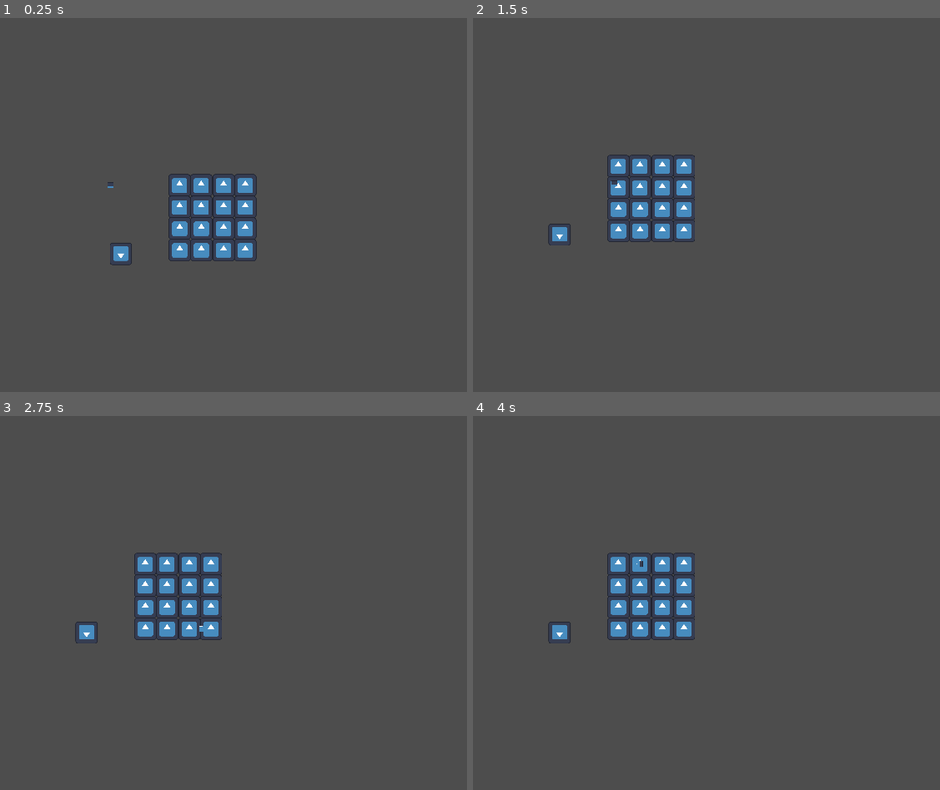
Above: before the commit, frames 1-4 (two rows, left to right).
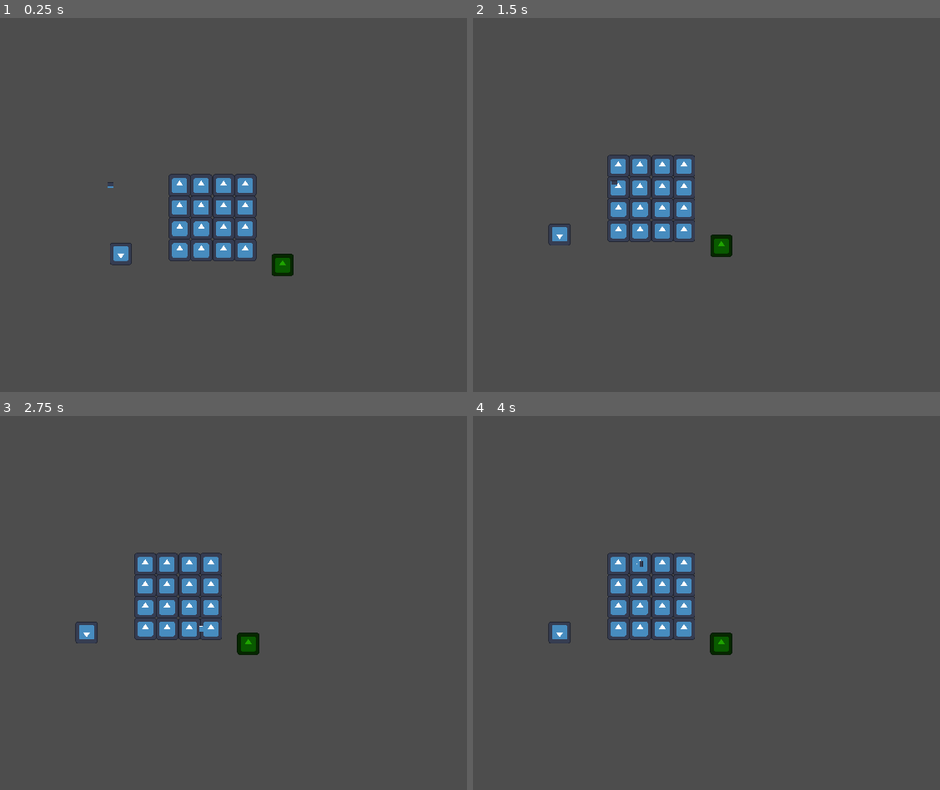
Above: after the commit, the same moments.

Repository: Mr-Wilhelm/MonkeyJam2025-I-Want-To-Live
Game: Godot game, scene res://Scenes/PlayerMovementTestScene.tscn
Two runs of this game, one before a commit and one after it. Both use one fixed random seed, a clock stepped at 60 frames per second and the inputs below. The engine's default icon, where the game draws it, is replaced by a stand-in: a white triangle on a blue panel in a dark square.
Inputs:
- Up to frame 1 (0.25 s): no input
- Up to frame 2 (1.5 s): hold D (MoveRight) 0.53-1.28 s; hold F (Interact) 0.53-1.28 s; hold S (MoveDown) from 1.28 s (still down); tap F (Interact) at 1.35 s
- Up to frame 3 (2.75 s): tap Enter at 2 s; release S (MoveDown) at 2.03 s; hold D (MoveRight) from 2.03 s (still down); hold F (Interact) from 2.03 s (still down)
- Up to frame 4 (4 s): release D (MoveRight) at 2.78 s; release F (Interact) at 2.78 s; hold W (MoveUp) 2.78-3.53 s; tap F (Interact) at 2.85 s; tap Space at 3.5 s; hold A (MoveLeft) from 3.53 s (still down); hold F (Interact) from 3.53 s (still down)

The runs differ from the first frame. In frame 1, 0.3% of the frame differs, in the area x 58-63%, y 63-70%; in frame 2, 0.3%; in frame 3, 0.3%, in the area x 50-56%, y 57-64%; in frame 4, 0.3%.

Commit message:
the beeping works but its really stupid and bad but the groundwork is there

Diff:
--- /dev/null
+++ b/Prefabs/BeepingObject.gd
@@ -0,0 +1,79 @@
+extends Node2D
+
+@export var scene_to_load : int
+
+@onready var player: Node2D = %Player
+
+@export var beepSFX: AudioStream
+@export var beepInterval: float
+@export var beepPitch: float
+@export var hintTimer: float
+
+var audioPlayer: AudioStreamPlayer2D
+var beepTimer: Timer
+var lastDistance: float = INF
+var distanceThreshold: float = 5.0	#distance required to move to consider "progress" towards beeping object
+var timeSinceLastProg: float = 0.0
+
+@onready var interactable: Area2D = $Interactable
+@onready var objectSprite: Sprite2D = $Sprite2D
+var minigameOverlay: CanvasLayer
+
+func _ready() -> void:
+	interactable.interact = Callable(self, "OnInteract")
+	minigameOverlay = get_parent().get_node("InteractionScene")
+
+	#Audio Player Setup
+	audioPlayer = AudioStreamPlayer2D.new()
+	audioPlayer.stream = beepSFX
+	add_child(audioPlayer)
+
+	#Timer Setup
+	beepTimer = Timer.new()
+	beepTimer.one_shot = true	#prevents default looping
+	beepTimer.timeout.connect(Callable(self, "BeepTimeout"))
+	add_child(beepTimer)
+
+	StartBeeping()
+
+func _process(delta: float) -> void:
+	var currentDistance = player.global_position.distance_to(global_position)
+	print(currentDistance)
+
+	if currentDistance < lastDistance - distanceThreshold:
+		timeSinceLastProg = 0.0
+		lastDistance = currentDistance
+	else:
+		timeSinceLastProg += delta
+		if timeSinceLastProg >= hintTimer:
+			ShowHint()
+			timeSinceLastProg = 0.0
+
+func StartBeeping() -> void:
+	lastDistance = player.global_position.distance_to(global_position)
+	PlayBeep()
+
+func PlayBeep() -> void:
+	var distance = player.global_position.distance_to(global_position)
+
+	var pitch = beepPitch + clamp(1.0 / max(distance, 1.0), 0.0, 2.0)
+	var interval = clamp(beepInterval * (distance / 300.0), 0.2, beepInterval)
+
+	audioPlayer.pitch_scale = pitch
+	audioPlayer.play()
+
+	beepTimer.start(interval)
+
+func BeepTimeout() -> void:
+	PlayBeep()
+
+func OnInteract() -> void:
+	print("Interacted with: " + name)
+	beepTimer.stop()
+	audioPlayer.stop()
+
+	get_tree().paused = true
+	minigameOverlay.load_scene(scene_to_load) # <-- Change to index of interaction enum you want to play (seen in InteractioScene)
+
+func ShowHint() -> void:
+	print("You're going the wrong way")
--- /dev/null
+++ b/Prefabs/BeepingObject.tscn
@@ -0,0 +1,24 @@
+[gd_scene load_steps=5 format=3 uid="uid://cp0c1vesby6bx"]
+
+[ext_resource type="Script" path="res://Prefabs/BeepingObject.gd" id="1_8fsc8"]
+[ext_resource type="Texture2D" uid="uid://cego7vhynmun7" path="res://icon.svg" id="1_fiw2u"]
+[ext_resource type="Script" path="res://Prefabs/interactable.gd" id="3_yk30j"]
+
+[sub_resource type="RectangleShape2D" id="RectangleShape2D_diu7k"]
+size = Vector2(171, 165)
+
+[node name="BeepingObject" type="Node2D"]
+script = ExtResource("1_8fsc8")
+beepPitch = 2.0
+hintTimer = 15.0
+
+[node name="Sprite2D" type="Sprite2D" parent="."]
+modulate = Color(0.123693, 0.646103, 0, 1)
+texture = ExtResource("1_fiw2u")
+
+[node name="Interactable" type="Area2D" parent="."]
+script = ExtResource("3_yk30j")
+
+[node name="CollisionShape2D" type="CollisionShape2D" parent="Interactable"]
+position = Vector2(0.5, 2.5)
+shape = SubResource("RectangleShape2D_diu7k")
--- a/Scenes/PlayerMovementTestScene.tscn
+++ b/Scenes/PlayerMovementTestScene.tscn
@@ -1,10 +1,12 @@
-[gd_scene load_steps=6 format=3 uid="uid://b6byrx6hy6ifj"]
+[gd_scene load_steps=8 format=3 uid="uid://b6byrx6hy6ifj"]
 
 [ext_resource type="PackedScene" uid="uid://bj4fohgs16e3d" path="res://Prefabs/Player.tscn" id="1_epnhw"]
 [ext_resource type="Texture2D" uid="uid://cego7vhynmun7" path="res://icon.svg" id="2_q4i5e"]
 [ext_resource type="Script" path="res://Scripts/PlayerCamScript.gd" id="3_fdqgq"]
 [ext_resource type="PackedScene" uid="uid://l2juimtakpam" path="res://Prefabs/InteractableObject.tscn" id="4_f0a4x"]
 [ext_resource type="Script" path="res://Scripts/InteractionSceneLoader.gd" id="5_ci84i"]
+[ext_resource type="PackedScene" uid="uid://cp0c1vesby6bx" path="res://Prefabs/BeepingObject.tscn" id="6_437so"]
+[ext_resource type="AudioStream" uid="uid://bbjreeu8lspyd" path="res://Audio/Ping.mp3" id="7_pe7rw"]
 
 [node name="PlayerMovement" type="Node2D"]
 
@@ -87,3 +89,8 @@
 
 [node name="InteractionScene" type="CanvasLayer" parent="."]
 script = ExtResource("5_ci84i")
+
+[node name="BeepingObject" parent="." instance=ExtResource("6_437so")]
+position = Vector2(1341, 775)
+beepSFX = ExtResource("7_pe7rw")
+beepInterval = 2.0
